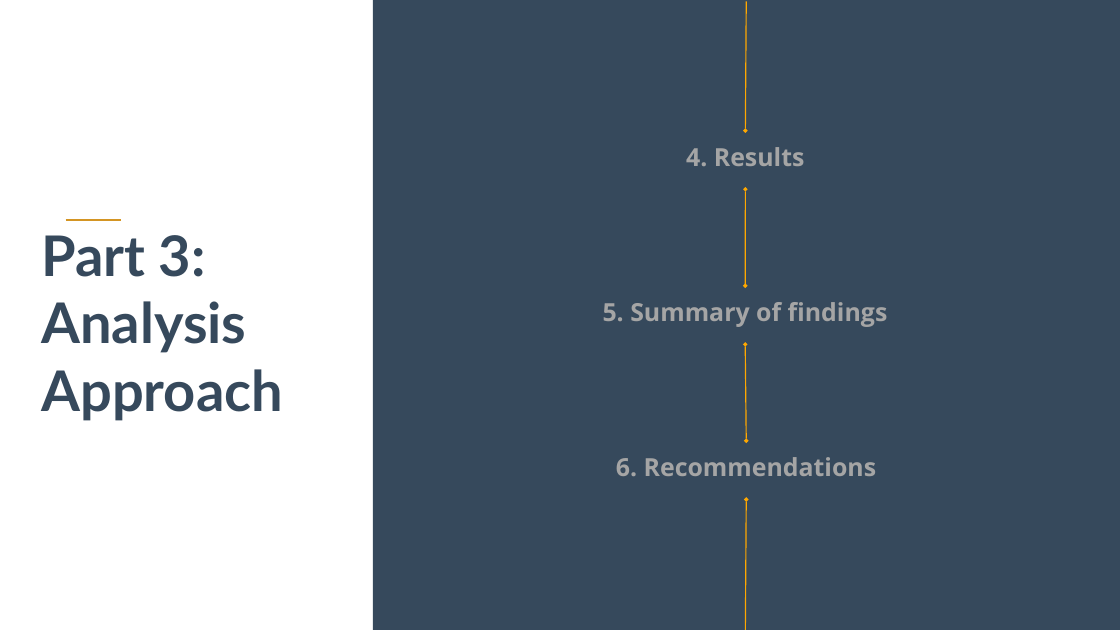
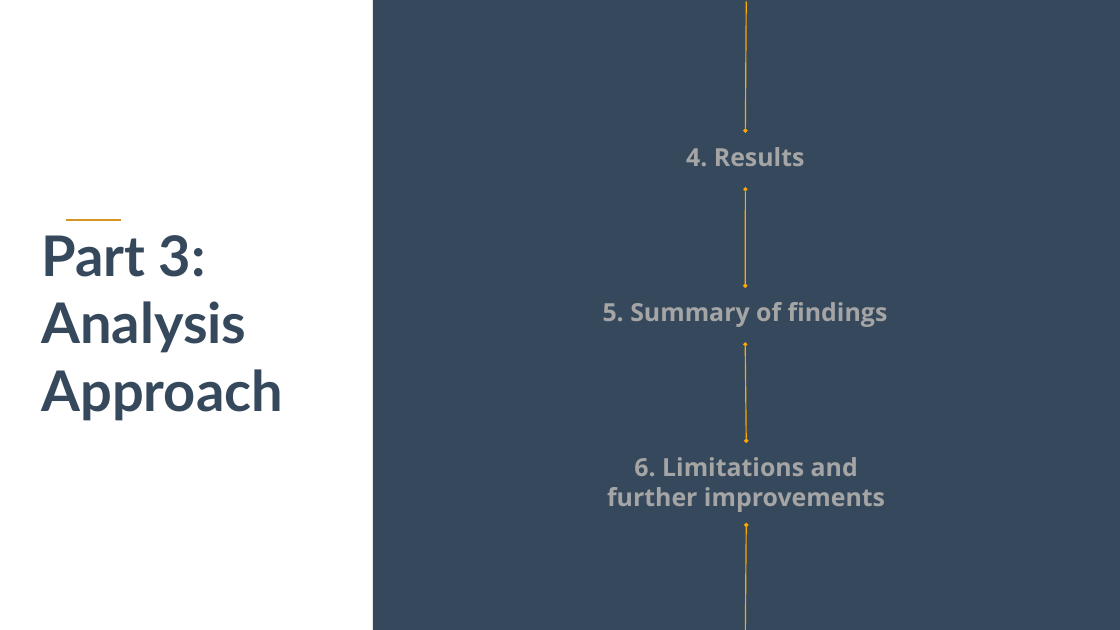
Before and after one commit to ogrnz/analytics-consulting, a slide deck: slide 8 of A/Presentation Case A.pptx (slide 7 before the commit). Drawn at 1120x630 pixels with LibreOffice and Linux fonts; fonts in the diff are those of the drawing. Boxes give left, top, right and bottom in pixels: in the first picture for what was removed or moved away, otherwise in the second. Text is boxed around its words. In the diff, an @@ line names an element or a change of style, - is before the commit and + after.

```diff
--- a/A/Presentation Case A.pptx
+++ b/A/Presentation Case A.pptx
@@ text at (607, 457, 885, 512): text changed @@
-6. Recommendations
+6. Limitations and further improvements
@@ arrow moved from (746, 500) - (745, 630) to (746, 525) - (745, 630) @@
```
Also in this commit, not shown: 10 other slides changed, 4 slides added, 2 slides removed.
